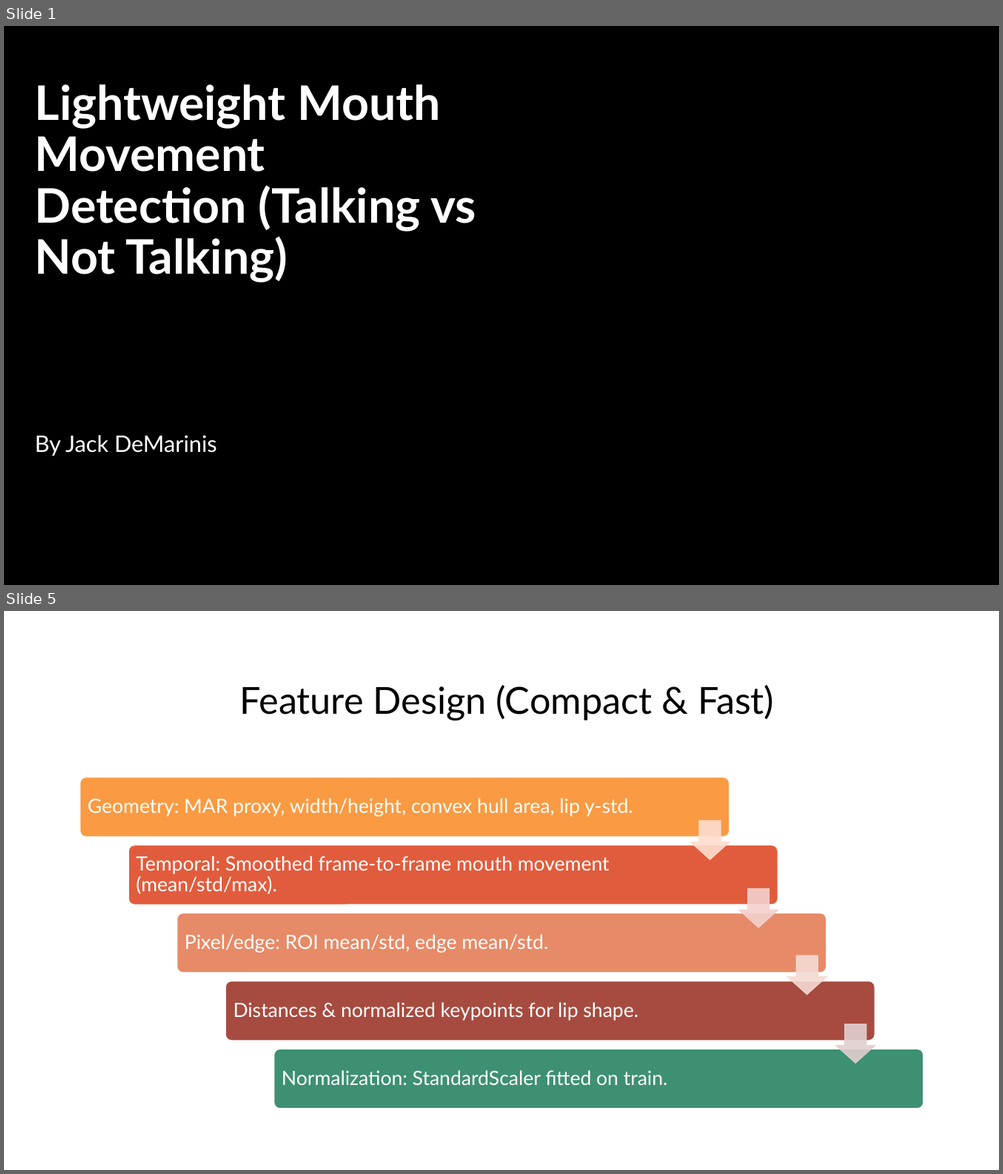
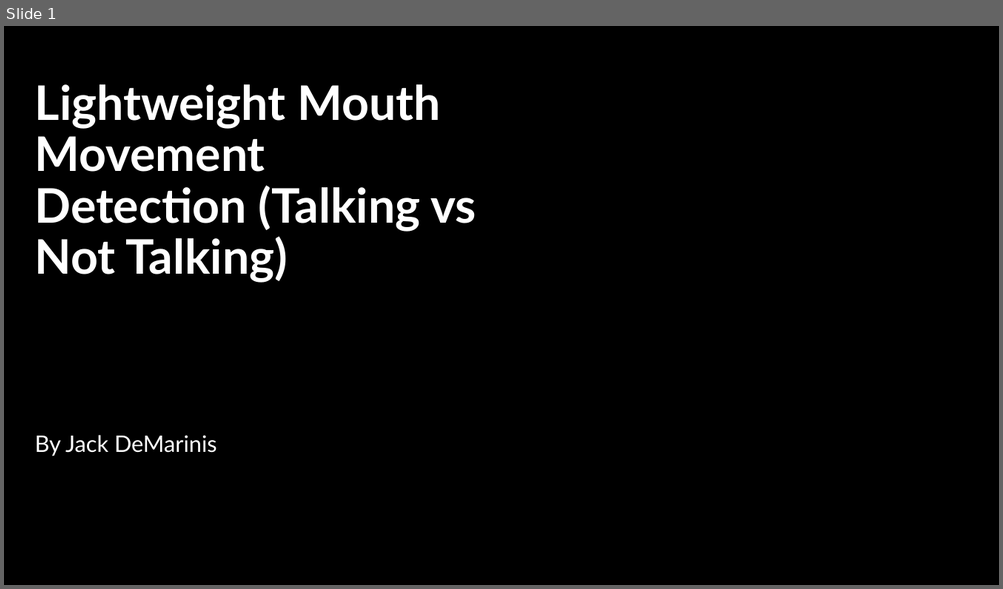
Before and after one commit to jackdemarinis/mouthMovementDetection, a slide deck: Lightweight Mouth Movement Detection (Talking vs Not.pptx. Shown one above the other, each under a label of ours: slides 1 and 5 before the commit, slide 1 after it; the slides between them are not shown. The pictures are 1003x1174 and 1003x589 pixels, drawn with LibreOffice and Linux fonts; fonts in the diff are those of the drawing; background and template pictures are left out. Boxes give left, top, right and bottom in pixels: in the first picture for what was removed or moved away, otherwise in the second. Text is boxed around its words. In the diff, an @@ line names an element or a change of style, - is before the commit and + after.

```diff
--- a/Lightweight Mouth Movement Detection (Talking vs Not.pptx
+++ b/Lightweight Mouth Movement Detection (Talking vs Not.pptx
@@ slide 5 removed at (4,611,999,1170), background #FFFFFF @@
@@ title removed at (239,685,774,720) @@
-Feature Design (Compact & Fast)
@@ group removed at (80,777,923,1110): 5 rounded rectangles, 5 texts, 4 down arrows @@
-Geometry: MAR proxy, width/height, convex hull area, lip y-std.
-Temporal: Smoothed frame-to-frame mouth movement (mean/std/max).
-Pixel/edge: ROI mean/std, edge mean/std.
-Distances & normalized keypoints for lip shape.
-Normalization: StandardScaler fitted on train.
```
Also in this commit, not shown: 13 slides added, 8 other slides removed, 1 other file.
